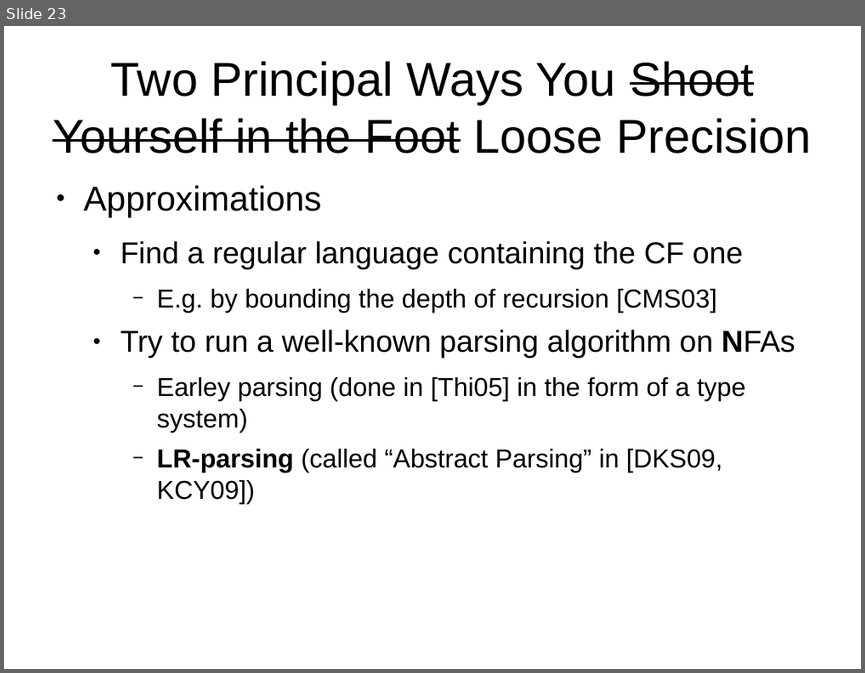
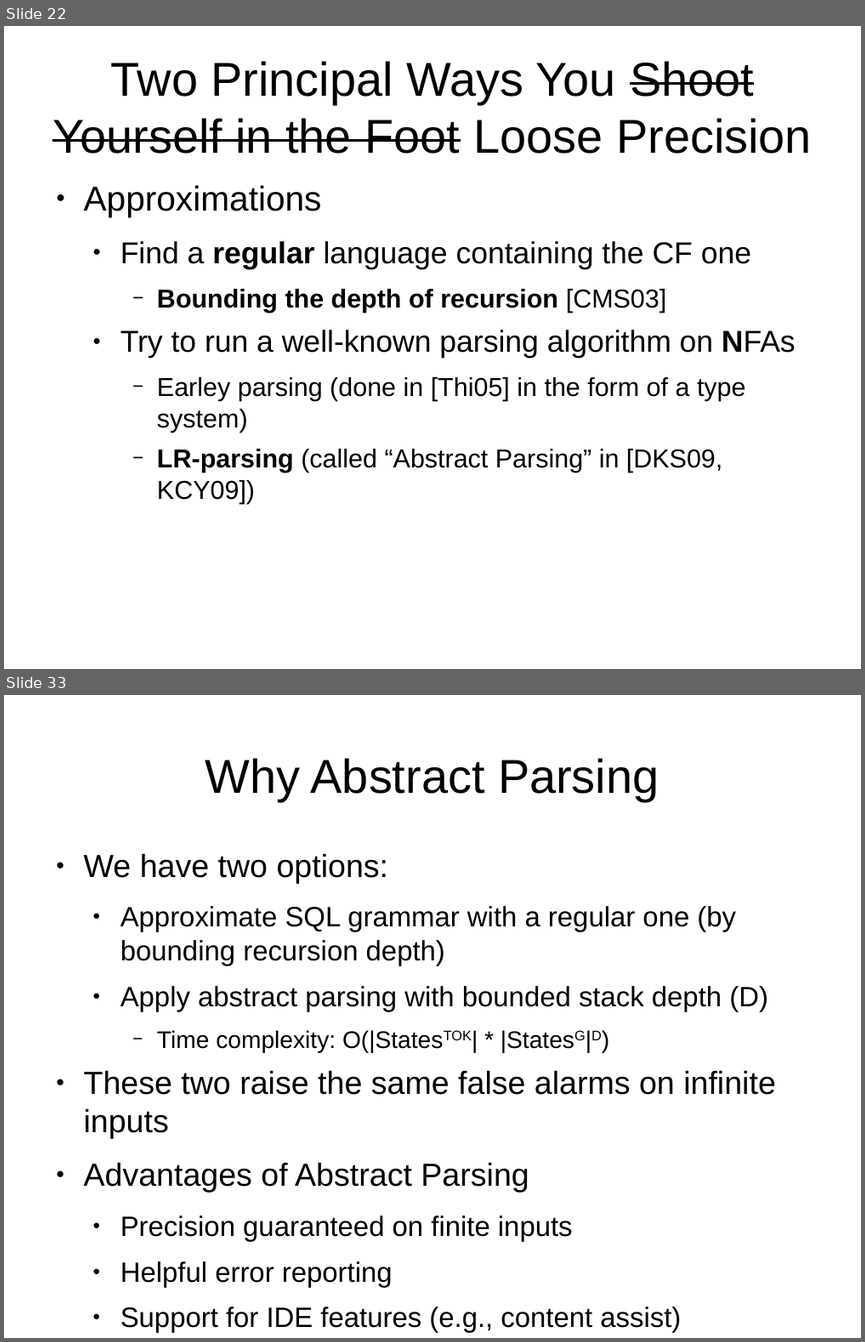
Before and after one commit to abreslav-from-google-code/abreslav, a slide deck: work/PL_Seminar/breslav_abstract_parsing.odp. Shown one above the other, each under a label of ours: slide 23 before the commit, slides 22 and 33 after it; the slides between them are not shown. The pictures are 865x673 and 865x1342 pixels, drawn with LibreOffice and Linux fonts; fonts in the diff are those of the drawing. Boxes give left, top, right and bottom in pixels: in the first picture for what was removed or moved away, otherwise in the second. Text is boxed around its words. In the diff, an @@ line names an element or a change of style, - is before the commit and + after.

Commit message:
parsing examples pending

```diff
--- a/work/PL_Seminar/breslav_abstract_parsing.odp
+++ b/work/PL_Seminar/breslav_abstract_parsing.odp
@@ slide 33 added at box(4, 695, 861, 1338), background #FFFFFF @@
@@ title added at box(205, 758, 658, 801), 44 pt, text #000000 @@
+Why Abstract Parsing
@@ text added at box(84, 853, 776, 1333), 25.9 pt, text #000000 @@
+● We have two options:
+  ● Approximate SQL grammar with a regular one (by bounding recursion depth)
+  ● Apply abstract parsing with bounded stack depth (D)
+    − Time complexity: O(|StatesTOK| * |StatesG|D)
+● These two raise the same false alarms on infinite inputs
+● Advantages of Abstract Parsing
+  ● Precision guaranteed on finite inputs
+  ● Helpful error reporting
+  ● Support for IDE features (e.g., content assist)
@@ what was slide 23 is now slide 22 @@
@@ slide 22 changed as well @@
@@ text at box(120, 241, 751, 269): bold on in "regular" @@
@@ text at box(157, 289, 667, 312): text changed; bold on @@
-    − E.g. by bounding the depth of recursion [CMS03]
+    − Bounding the depth of recursion [CMS03]
```
Also in this commit, not shown: 13 other slides changed, 13 other slides added, 2 slides removed.
